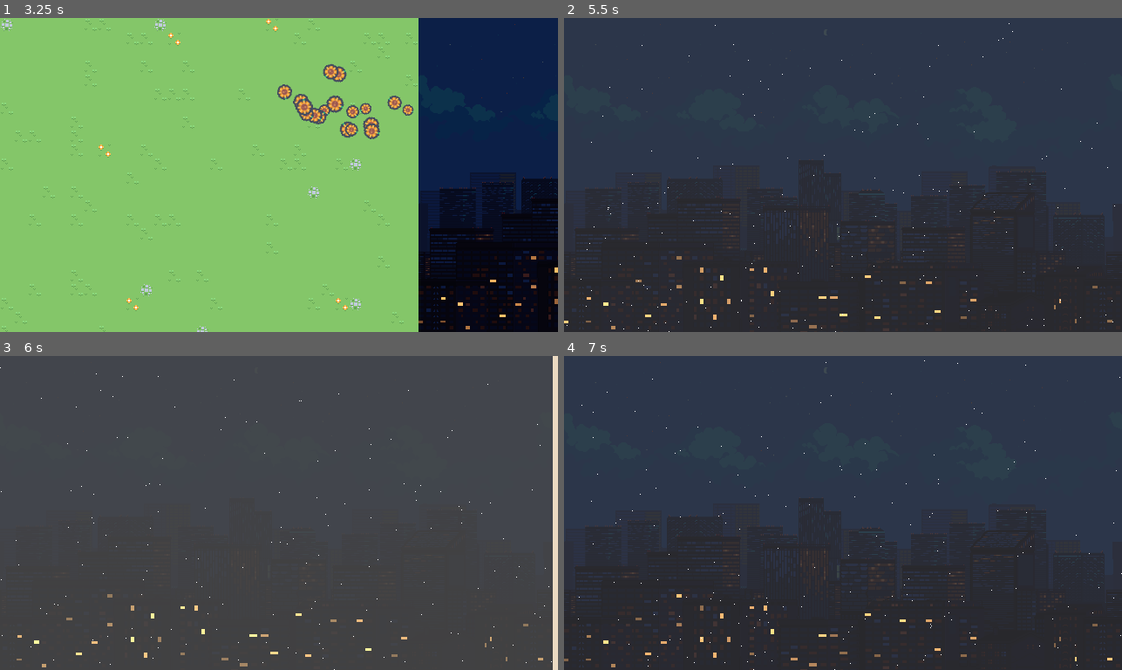
Above: before the commit, frames 1-4 (two rows, left to right).
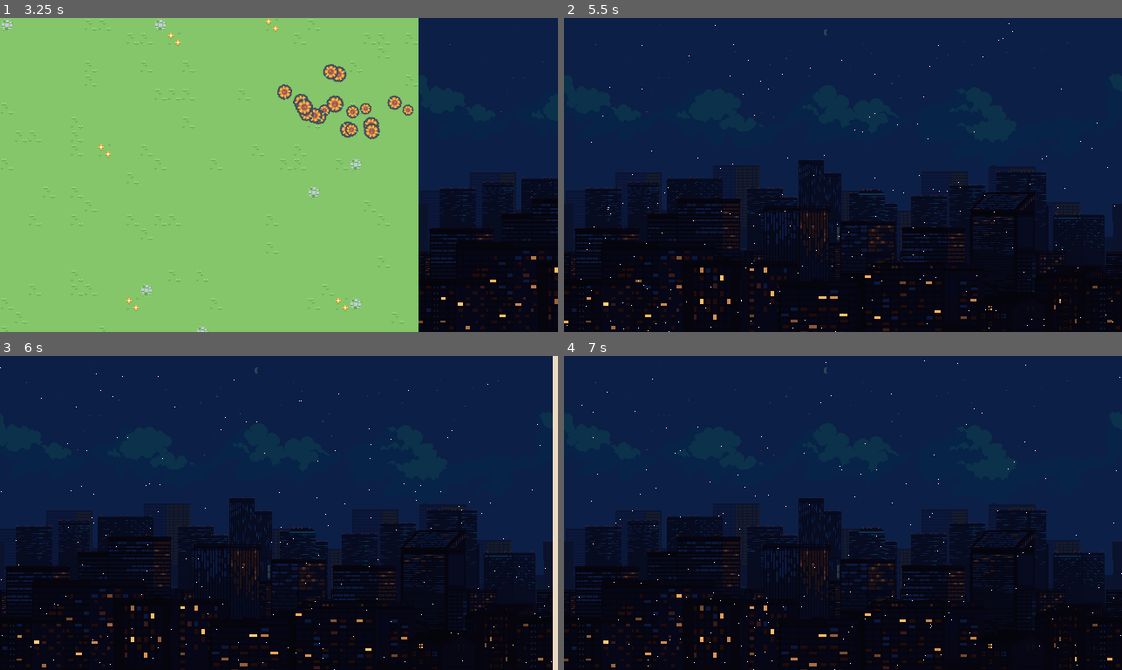
Above: after the commit, the same moments.

Repository: Darkx32/SenseAmbient
Game: Godot game, scene res://scenes/main.tscn
Two runs of this game, one before a commit and one after it. Both use one fixed random seed, a clock stepped at 60 frames per second and the inputs below.
Inputs (mouse positions are in pixels of both pictures, inside the frame that each line leads up to):
- Up to frame 1 (3.25 s): tap Enter at 0.5 s; move the mouse to (401, 159) at 0.52 s; click (401, 159) at 0.67 s; drag from (167, 190) to (251, 237) at 1.27 s; move the mouse to (334, 105) at 2.02 s; click (334, 105) at 2.17 s; drag from (251, 237) to (111, 127) at 2.77 s
- Up to frame 2 (5.5 s): move the mouse to (1010, 222) at 3.52 s; click (1010, 222) at 3.67 s; drag from (675, 127) to (759, 96) at 4.27 s; move the mouse to (870, 175) at 5.02 s; click (870, 175) at 5.17 s
- Up to frame 3 (6 s): drag from (195, 434) to (167, 528) at 5.77 s
- Up to frame 4 (7 s): move the mouse to (965, 497) at 6.52 s; click (965, 497) at 6.67 s

Frame 1 is identical in both runs. In frame 2, 100% of the frame differs, in the area x 0-100%, y 0-100%; in frame 3, 99%; in frame 4, 100%.

Commit message:
feat: added sound effects on two firsts screens

Diff:
--- a/scenes/joyScreen.tscn
+++ b/scenes/joyScreen.tscn
@@ -3,6 +3,8 @@
 [ext_resource type="Texture2D" uid="uid://c60ww1xgjvmiy" path="res://assets/joy_tileset.png" id="1_mggnh"]
 [ext_resource type="Script" uid="uid://g47u4vybe4st" path="res://scripts/joy_screen.gd" id="1_oim8h"]
 [ext_resource type="PackedScene" uid="uid://bdluwbihrixre" path="res://prefabs/flower_particle.tscn" id="3_ef7fm"]
+[ext_resource type="AudioStream" uid="uid://bcv6vvdj13kw5" path="res://assets/musics/happy.ogg" id="4_5oh0r"]
+[ext_resource type="AudioStream" uid="uid://c6mx4wtkj3ndf" path="res://assets/sounds/flowers.mp3" id="5_6v87e"]
 
 [sub_resource type="TileSetAtlasSource" id="TileSetAtlasSource_oim8h"]
 texture = ExtResource("1_mggnh")
@@ -158,3 +160,14 @@
 tile_set = SubResource("TileSet_uwc6k")
 
 [node name="FlowerParticle" parent="." unique_id=1113433440 instance=ExtResource("3_ef7fm")]
+
+[node name="Music" type="AudioStreamPlayer" parent="." unique_id=1548043397]
+stream = ExtResource("4_5oh0r")
+volume_db = -10.0
+pitch_scale = 1.2
+parameters/looping = true
+
+[node name="LeavesSound" type="AudioStreamPlayer" parent="." unique_id=2007259116]
+stream = ExtResource("5_6v87e")
+volume_db = -5.0
+pitch_scale = 1.05
--- a/scenes/sadScreen.tscn
+++ b/scenes/sadScreen.tscn
@@ -3,6 +3,9 @@
 [ext_resource type="Script" uid="uid://bla74ta2wd71w" path="res://scripts/sad_screen.gd" id="1_hoff4"]
 [ext_resource type="Texture2D" uid="uid://b030hom3e1d8c" path="res://assets/sad_parallax/10.png" id="2_1mqe4"]
 [ext_resource type="PackedScene" uid="uid://cddbwdblwxo3y" path="res://prefabs/light.tscn" id="3_i6468"]
+[ext_resource type="AudioStream" uid="uid://vp5rkmr7sr6s" path="res://assets/musics/sad.ogg" id="4_xblwr"]
+[ext_resource type="AudioStream" uid="uid://by43fmbknl5jq" path="res://assets/sounds/rain.ogg" id="5_ptwqs"]
+[ext_resource type="AudioStream" uid="uid://bspqyl6mpa8vg" path="res://assets/sounds/thunder.ogg" id="6_ljs3r"]
 
 [sub_resource type="ShaderMaterial" id="ShaderMaterial_ptwqs"]
 
@@ -183,8 +186,41 @@
 position = Vector2(626, 348.00003)
 scale = Vector2(0.08593668, 0.046875)
 
+[node name="Light37" parent="Lights" unique_id=53234363 instance=ExtResource("3_i6468")]
+position = Vector2(490, 334.125)
+scale = Vector2(0.031249817, 0.027343372)
+
+[node name="Light38" parent="Lights" unique_id=608155634 instance=ExtResource("3_i6468")]
+position = Vector2(490, 331)
+scale = Vector2(0.031249817, 0.027343372)
+
+[node name="Light39" parent="Lights" unique_id=861817097 instance=ExtResource("3_i6468")]
+position = Vector2(487.5, 331.0625)
+scale = Vector2(0.015624909, 0.029296411)
+
+[node name="Light40" parent="Lights" unique_id=35312239 instance=ExtResource("3_i6468")]
+position = Vector2(487.49997, 334)
+scale = Vector2(0.015625386, 0.03125024)
+
 [node name="Rain" type="GPUParticles2D" parent="." unique_id=1699425557]
 position = Vector2(317, 141)
 amount = 500
 lifetime = 1.5
 process_material = SubResource("ParticleProcessMaterial_uwc6k")
+
+[node name="Music" type="AudioStreamPlayer" parent="." unique_id=996887923]
+stream = ExtResource("4_xblwr")
+volume_db = -10.0
+pitch_scale = 0.8
+parameters/looping = true
+
+[node name="RainSound" type="AudioStreamPlayer" parent="." unique_id=1164485765]
+stream = ExtResource("5_ptwqs")
+volume_db = -17.0
+pitch_scale = 0.9
+parameters/looping = true
+
+[node name="ThunderSound" type="AudioStreamPlayer" parent="." unique_id=213590422]
+stream = ExtResource("6_ljs3r")
+volume_db = 3.0
+pitch_scale = 0.8
--- a/scripts/joy_screen.gd
+++ b/scripts/joy_screen.gd
@@ -2,6 +2,8 @@
 
 @export var tile_size: int = 16
 @onready var tilemap: TileMapLayer = $TileMapLayer
+@onready var music: AudioStreamPlayer = $Music
+@onready var leaves_sound: AudioStreamPlayer = $LeavesSound
 var tiles = [
 	Vector2i(0, 0), # Grass
 	Vector2i(1, 0), # Grass with defails
@@ -34,6 +36,8 @@
 	particles.position = local_position
 	add_child(particles)
 
+	leaves_sound.play()
+
 func generate_scene():
 	tilemap.clear()
 
@@ -51,6 +55,13 @@
 			else:
 				tilemap.set_cell(tile_position, 0, tiles[3])
 
+func selected(is_selected: bool):
+	if is_selected:
+		music.play()
+	else:
+		music.stop()
+		leaves_sound.stop()
+
 func clear() -> void:
 	for child in get_children():
 		if child is GPUParticles2D:
--- a/scripts/main.gd
+++ b/scripts/main.gd
@@ -103,6 +103,9 @@
 		if screen.has_method("set_active"):
 			screen.set_active(i == current_screen)
 
+		if screen.has_method("selected"):
+			screen.selected(i == current_screen)
+
 func _dispatch_tap(pos: Vector2) -> void:
 	if total_screens == 0 or is_dragging:
 		return
--- a/scripts/sad_screen.gd
+++ b/scripts/sad_screen.gd
@@ -1,21 +1,39 @@
 extends Control
 
 @onready var background = $Background
+@onready var music: AudioStreamPlayer = $Music
+@onready var rain_sound: AudioStreamPlayer = $RainSound
+@onready var thunder_sound: AudioStreamPlayer = $ThunderSound
 var flash_duration: float = 0.08
 var max_alpha: float = 1.0
 var original_alpha: float
+var lighting_timer: float = 4
+var can_lighting: bool = true
 
 var tween: Tween
 
 func _ready() -> void:
 	original_alpha = background.modulate.a
 
+func selected(is_selected: bool):
+	if is_selected:
+		music.play()
+		rain_sound.play()
+	else:
+		music.stop()
+		rain_sound.stop()
+		thunder_sound.stop()
+
+
 func on_tap(_pos: Vector2) -> void:
-	flash_lighting()
+	if can_lighting:
+		flash_lighting()
 
 func flash_lighting():
 	if tween and tween.is_running():
 		tween.kill()
+
+	can_lighting = false
 
 	background.modulate.a = 0.0
 
@@ -31,3 +49,13 @@
 	tween.tween_callback(func():
 		background.modulate.a = original_alpha
 	)
+
+	var delay = randf_range(1, 2.5)
+	await get_tree().create_timer(delay).timeout
+
+	thunder_sound.pitch_scale = randf_range(0.8, 1.2)
+	thunder_sound.play()
+
+	await get_tree().create_timer(lighting_timer).timeout
+
+	can_lighting = true
Not shown, added: assets/musics/happy.ogg.import
Not shown, added: assets/musics/sad.ogg.import
Not shown, added: assets/sounds/flowers.mp3.import
Not shown, added: assets/sounds/rain.ogg.import
Not shown, added: assets/sounds/thunder.ogg.import
Not shown, added: assets/musics/happy.ogg
Not shown, added: assets/musics/sad.ogg
Not shown, added: assets/sounds/flowers.mp3
Not shown, added: assets/sounds/rain.ogg
Not shown, added: assets/sounds/thunder.ogg
